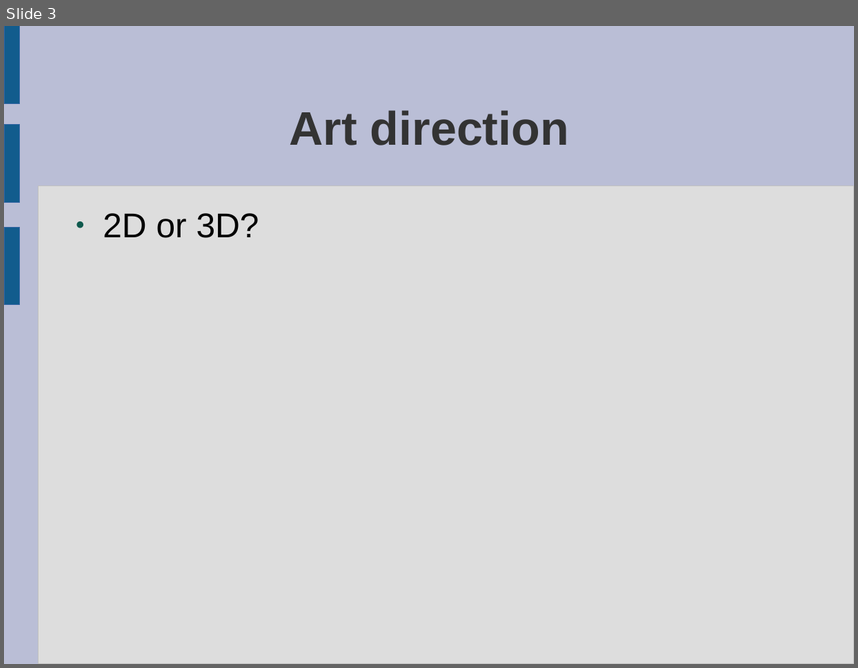
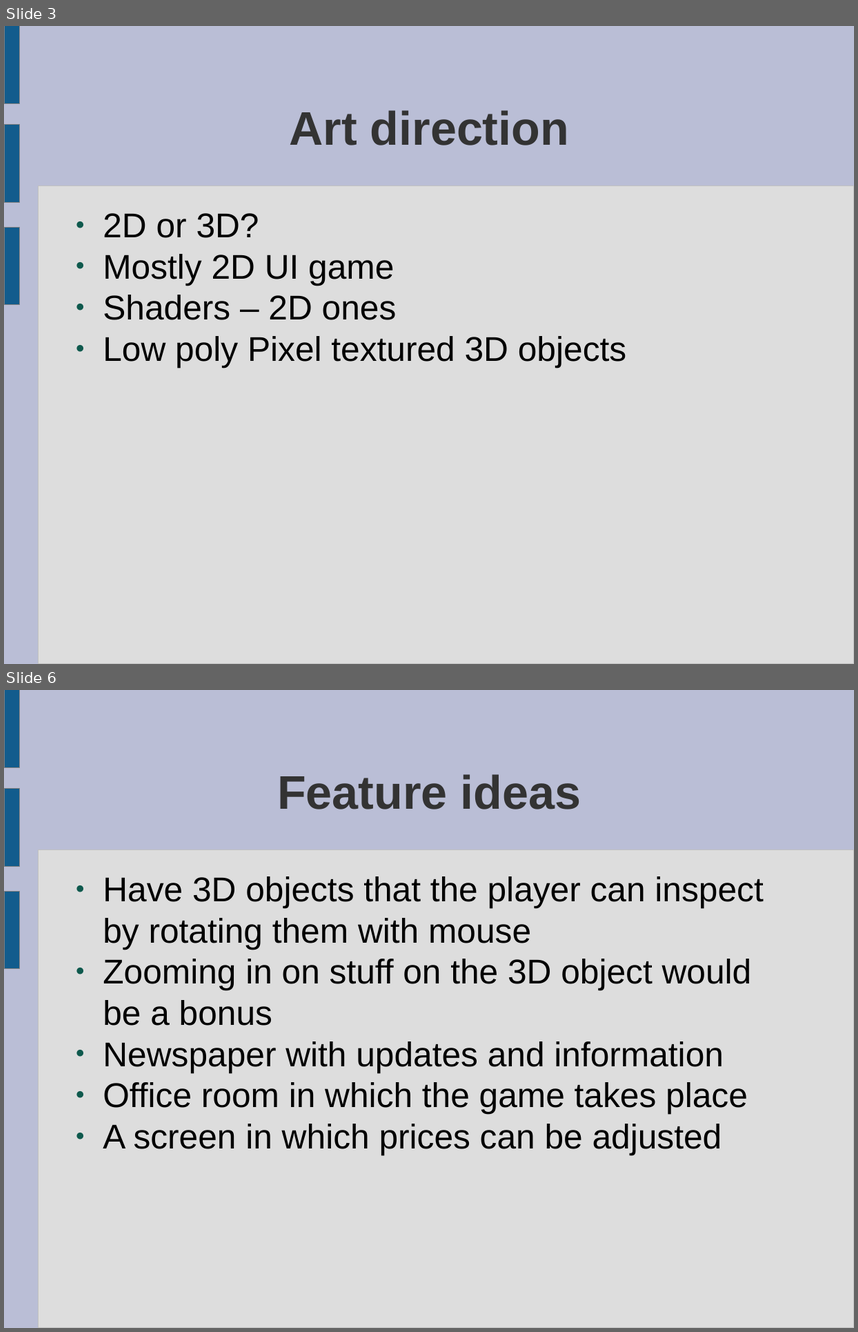
Before and after one commit to ktosox/JingleGameJam2024, a slide deck: GDD.odp. Shown one above the other, each under a label of ours: slide 3 before the commit, slides 3 and 6 after it; the slides between them are not shown. The pictures are 858x668 and 858x1332 pixels, drawn with LibreOffice and Linux fonts; fonts in the diff are those of the drawing. Boxes give left, top, right and bottom in pixels: in the first picture for what was removed or moved away, otherwise in the second. Text is boxed around its words. In the diff, an @@ line names an element or a change of style, - is before the commit and + after.

Commit message:
added a window for rotating 3D objects
also GDD stuff

```diff
--- a/GDD.odp
+++ b/GDD.odp
@@ slide 6 added at bbox=[4, 690, 854, 1328], background #BABED6; not listed: 4 template elements that a slide beside it also shows @@
@@ title added at bbox=[277, 774, 581, 809], 44 pt, text #333333, bold @@
+Feature ideas
@@ text added at bbox=[103, 876, 763, 1154], 32 pt, text #000000 @@
+● Have 3D objects that the player can inspect by rotating them with mouse
+● Zooming in on stuff on the 3D object would be a bonus
+● Newspaper with updates and information
+● Office room in which the game takes place
+● A screen in which prices can be adjusted
@@ slide 3 changed as well @@
@@ outline #3465A4 0 pt to #808080 0 pt in 3 elements at bbox=[4, 26, 19, 103], bbox=[4, 227, 19, 303], bbox=[4, 125, 19, 202] @@
@@ text at bbox=[103, 254, 626, 367]: paragraphs added @@
+● Mostly 2D UI game
+● Shaders – 2D ones
+● Low poly Pixel textured 3D objects
```
Also in this commit, not shown: 2 other slides changed, 5 other slides added, 3 other files.
